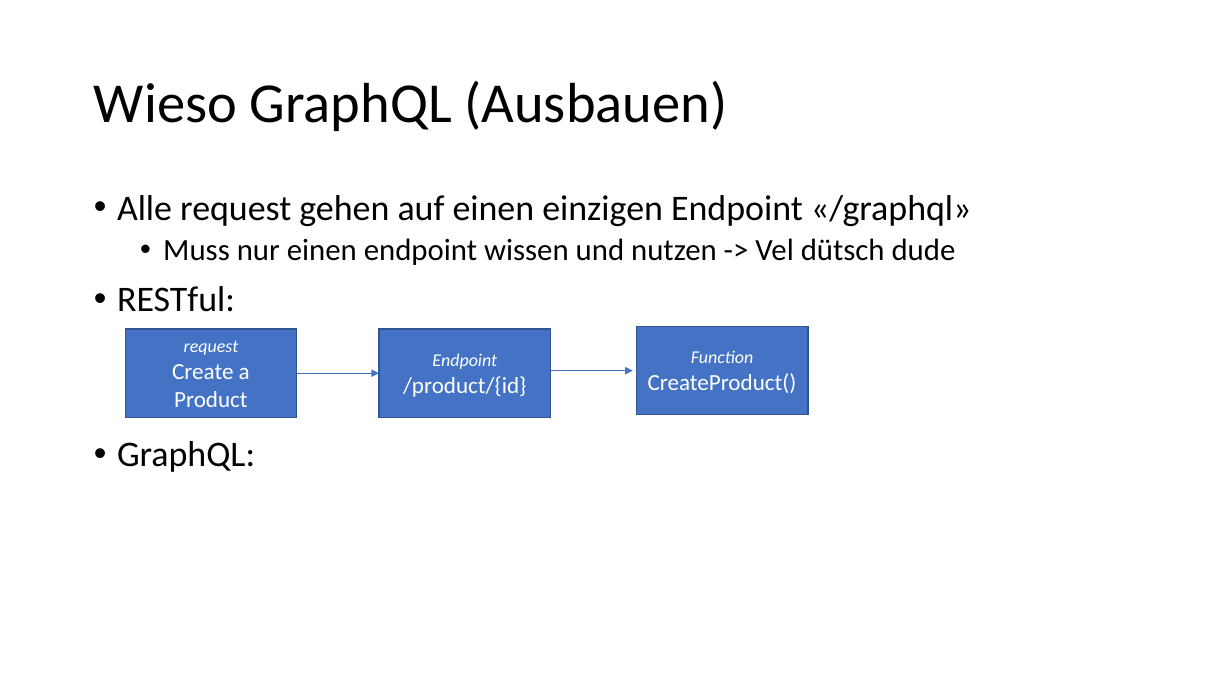
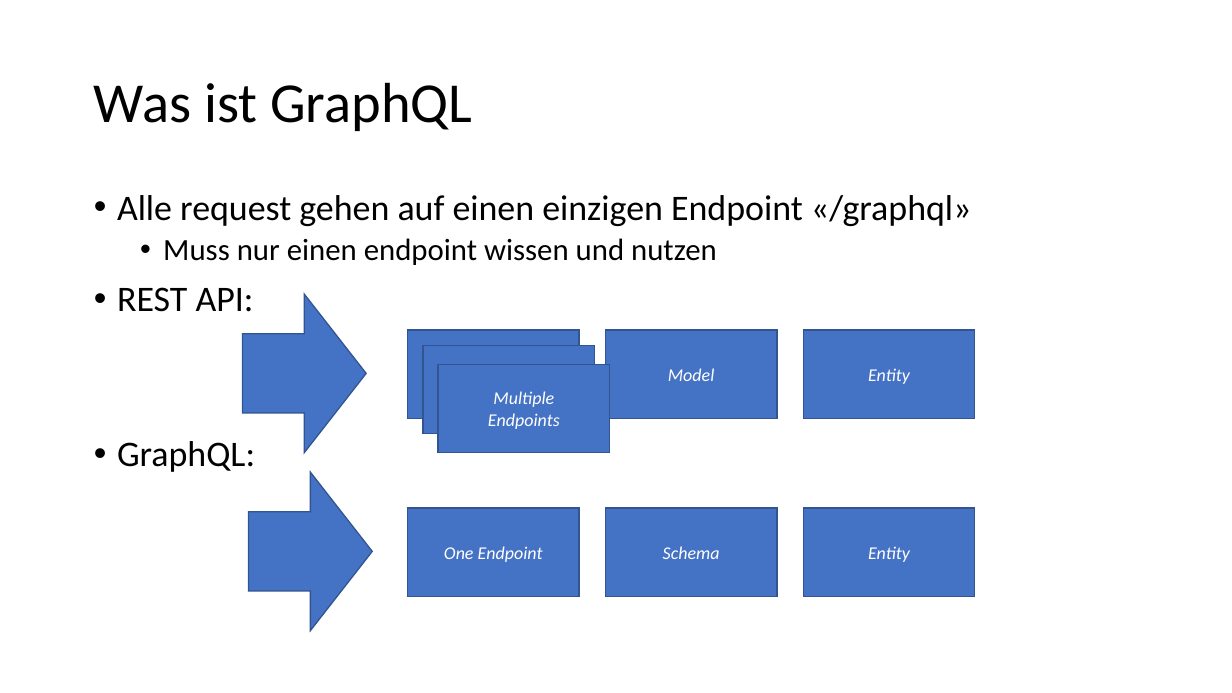
Before and after one commit to LivioKunz/GraphQLDemo, a slide deck: slide 3 of GraphQL.pptx. Drawn at 1232x693 pixels with LibreOffice and Linux fonts; fonts in the diff are those of the drawing. Boxes give left, top, right and bottom in pixels: in the first picture for what was removed or moved away, otherwise in the second. Text is boxed around its words. In the diff, an @@ line names an element or a change of style, - is before the commit and + after.

Commit message:
Add Product added

```diff
--- a/GraphQL.pptx
+++ b/GraphQL.pptx
@@ title at bbox=[94, 82, 472, 131]: text changed @@
-Wieso GraphQL (Ausbauen)
+Was ist GraphQL
@@ text at bbox=[117, 238, 717, 312]: text changed @@
-  • Muss nur einen endpoint wissen und nutzen -> Vel dütsch dude
-• RESTful:
+  • Muss nur einen endpoint wissen und nutzen
+• REST API:
@@ right arrow added at bbox=[242, 294, 366, 453], fill #4472C4, outline #325491 1 pt @@
@@ rectangle removed at bbox=[125, 329, 297, 417] @@
-request
-Create a Product
@@ rectangle added at bbox=[408, 330, 579, 418], fill #4472C4, outline #325491 1 pt, 14 pt, text #FFFFFF, italic @@
+Multiple
+Controllers
@@ rectangle added at bbox=[423, 346, 595, 433], fill #4472C4, outline #325491 1 pt, 14 pt, text #FFFFFF, italic @@
+Multiple
+Controllers
@@ rectangle "Model": place and size @@
-rectangle "Model" at bbox=[379, 329, 551, 417]
+rectangle "Model" at bbox=[605, 330, 777, 418]
@@ rectangle "Entity": place and size @@
-rectangle "Entity" at bbox=[637, 326, 809, 414]
+rectangle "Entity" at bbox=[803, 330, 975, 418]
@@ arrow removed from (297, 373) to (379, 373) @@
@@ rectangle added at bbox=[438, 364, 610, 452], fill #4472C4, outline #325491 1 pt, 14 pt, text #FFFFFF, italic @@
+Multiple
+Endpoints
@@ arrow removed from (551, 371) to (633, 371) @@
@@ text in rectangle at bbox=[668, 368, 715, 381]: text changed; size 18 to 14 pt; italic on @@
-Endpoint
-/product/{id}
+Model
@@ text in rectangle at bbox=[868, 368, 910, 384]: text changed; size 18 to 14 pt; italic on @@
-Function
-CreateProduct()
+Entity
@@ right arrow added at bbox=[249, 472, 372, 631], fill #4472C4, outline #325491 1 pt @@
@@ rectangle added at bbox=[408, 508, 579, 596], fill #4472C4, outline #325491 1 pt, 14 pt, text #FFFFFF, italic @@
+One Endpoint
@@ rectangle added at bbox=[605, 508, 777, 596], fill #4472C4, outline #325491 1 pt, 14 pt, text #FFFFFF, italic @@
+Schema
@@ rectangle added at bbox=[803, 508, 975, 596], fill #4472C4, outline #325491 1 pt, 14 pt, text #FFFFFF, italic @@
+Entity
```
Also in this commit, not shown: 1 other slide changed, 1 slide added, 3 slides removed, 22 other files.
